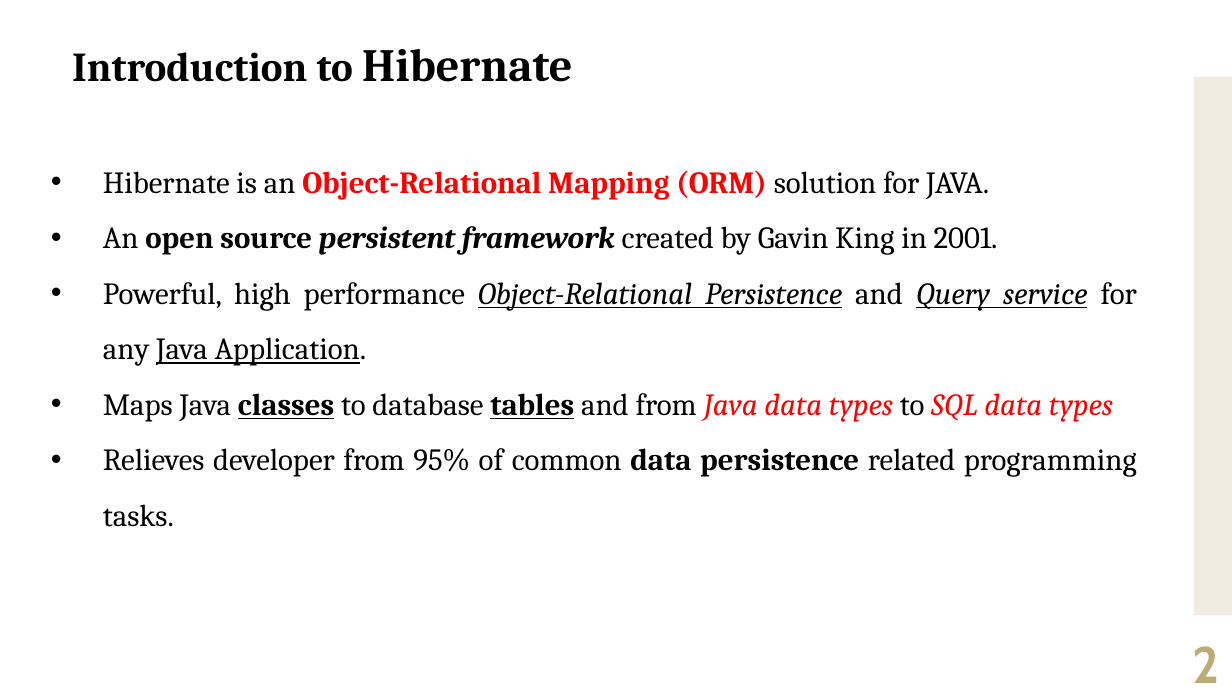
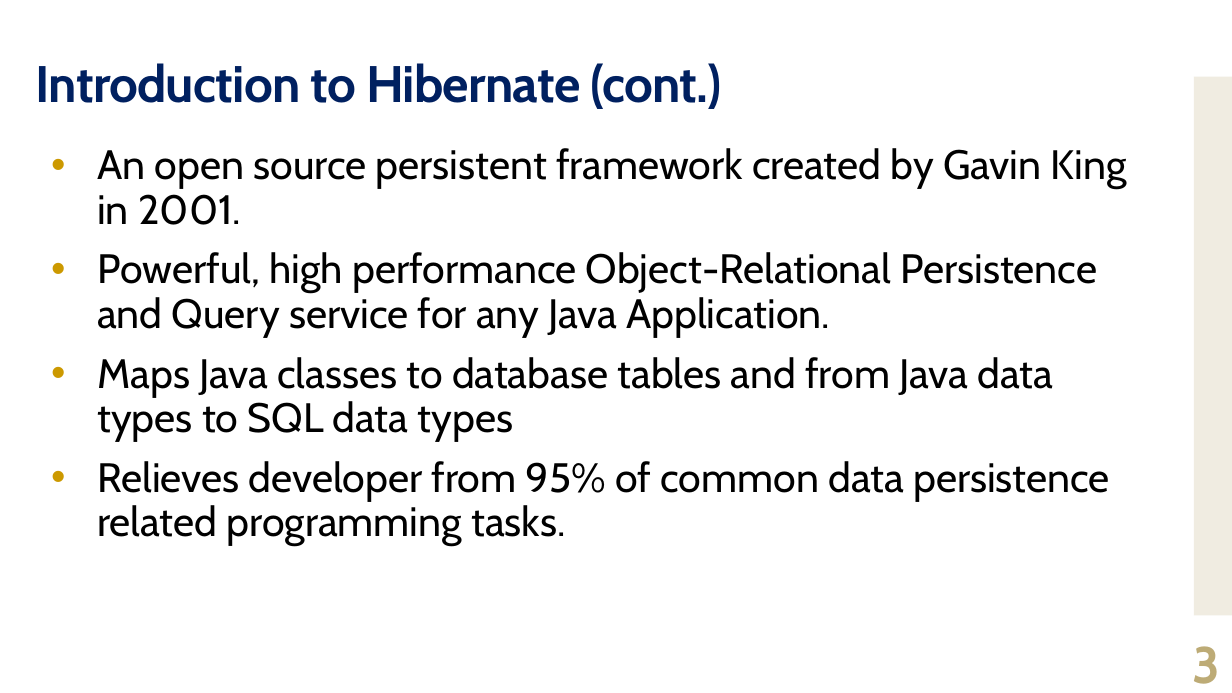
Before and after one commit to jrambasana/AJP2022-material, a slide deck: slide 3 of AJP Slides/AJP (01ce0502) - Unit 6 - Hibernate 01.pptx (slide 2 before the commit). Drawn at 1232x693 pixels with LibreOffice and Linux fonts; fonts in the diff are those of the drawing. Boxes give left, top, right and bottom in pixels: in the first picture for what was removed or moved away, otherwise in the second. Text is boxed around its words. In the diff, an @@ line names an element or a change of style, - is before the commit and + after.

```diff
--- a/AJP Slides/AJP (01ce0502) - Unit 6 - Hibernate 01.pptx
+++ b/AJP Slides/AJP (01ce0502) - Unit 6 - Hibernate 01.pptx
@@ title "Introduction to Hibernate (cont.)" at [36, 63, 722, 109]: vertical alignment top to middle @@
@@ title at [36, 63, 722, 109]: text changed; size 32 to 40 pt; font Cambria to Cabin; text colour #000000 to #002060 @@
-Introduction to Hibernate
+Introduction to Hibernate (cont.)
@@ text "An open source persistent framework ..." at [97, 148, 1127, 546]: size 24 to 32 pt, font Cambria to Cabin; bold off in "open source persistent framework", "classes tables", "data persistence"; italic off in "persistent framework", "Object-Relational Persistence Query service", "Java data types SQL data types"; underline off in "Object-Relational Persistence Query service Java Application ...", "classes tables"; text colour #FF0000 to #000000 in "Java data types SQL data types"; alignment justified to left; indent changed; line spacing 1.5 to 0.9; more space between paragraphs @@
@@ text at [103, 170, 989, 200]: paragraph removed @@
-• Hibernate is an Object-Relational Mapping (ORM) solution for JAVA.
@@ page number at [1192, 646, 1220, 684]: text changed @@
-2
+3
```
Also in this commit, not shown: 63 other slides changed, 5 slides added.
